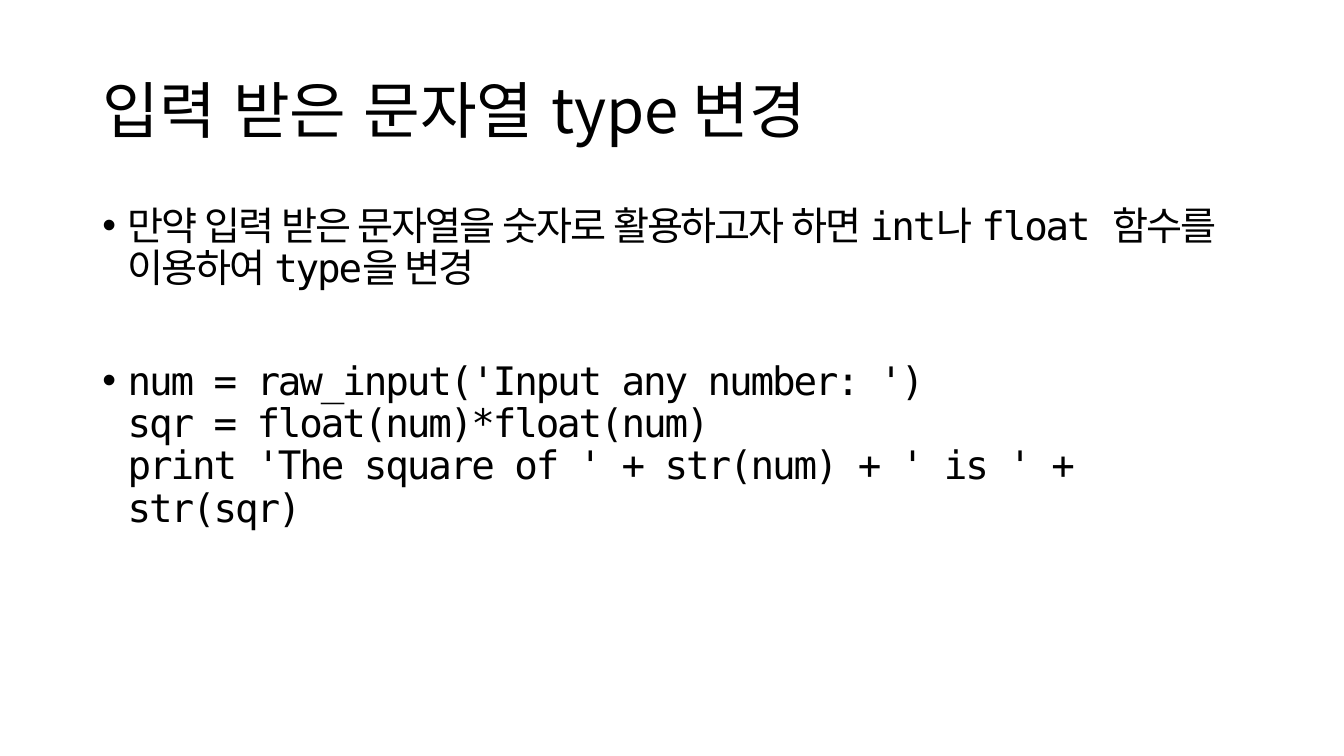
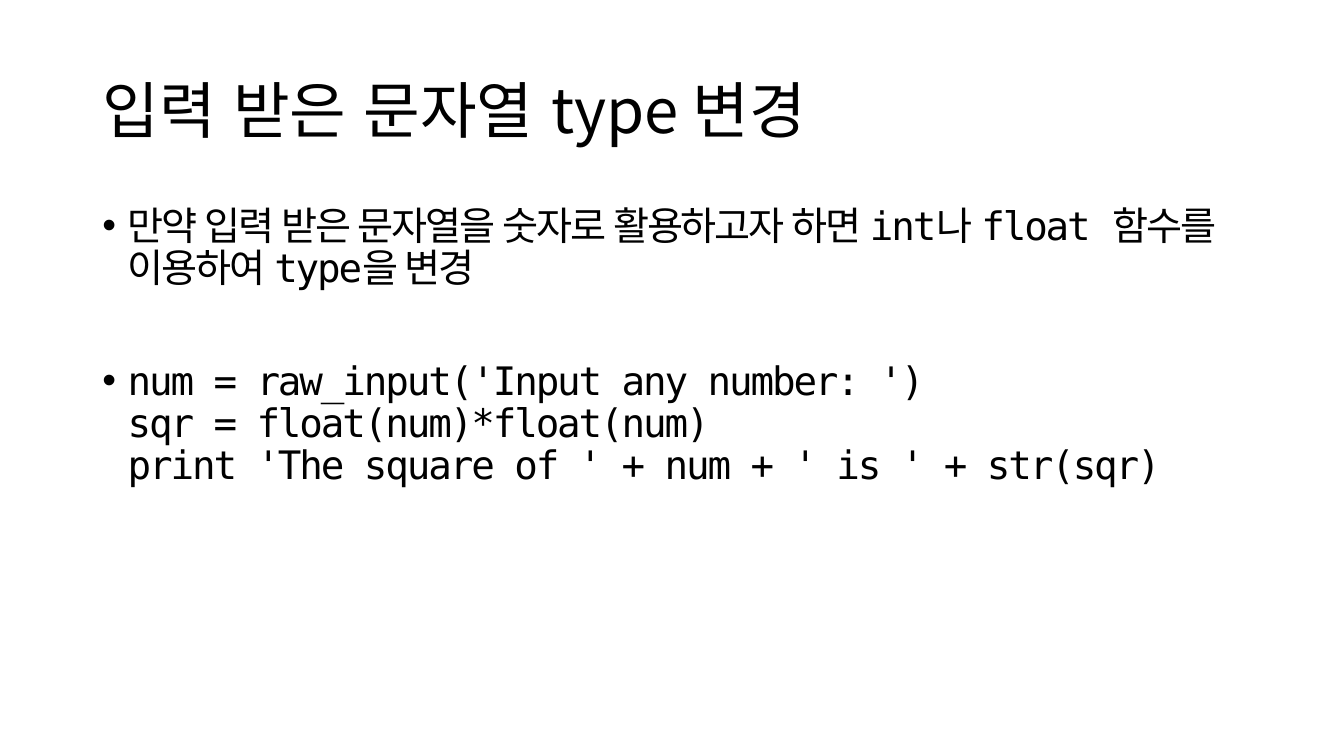
Before and after one commit to rigel13/SPuP, a slide deck: slide 34 of ppt/Python_2_기본.pptx. Drawn at 1344x756 pixels with LibreOffice and Linux fonts; fonts in the diff are those of the drawing. Boxes give left, top, right and bottom in pixels: in the first picture for what was removed or moved away, otherwise in the second. Text is boxed around its words. In the diff, an @@ line names an element or a change of style, - is before the commit and + after.

```diff
--- a/ppt/Python_2_기본.pptx
+++ b/ppt/Python_2_기본.pptx
@@ text at [128, 365, 1161, 488]: text changed @@
-• num = raw_input('Input any number: ')
-  sqr = float(num)*float(num)
-  print 'The square of ' + str(num) + ' is ' + str(sqr)
+• num = raw_input('Input any number: ')
+  sqr = float(num)*float(num)
+  print 'The square of ' + num + ' is ' + str(sqr)
```
Also in this commit, not shown: 1 other file.
